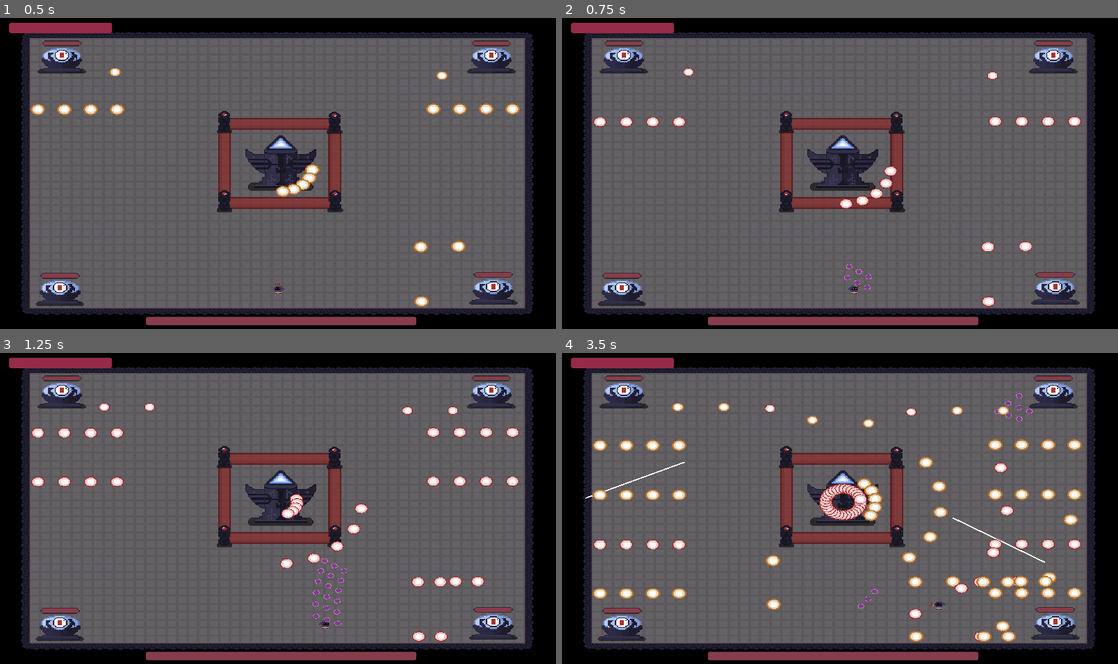
Above: before the commit, frames 1-4 (two rows, left to right).
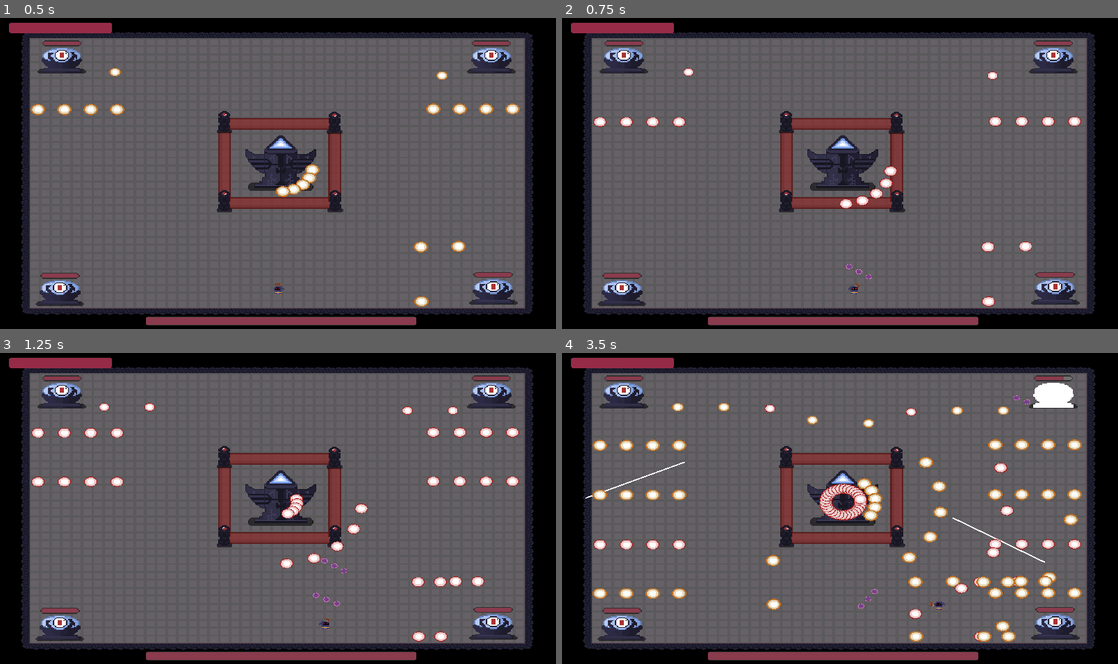
Above: after the commit, the same moments.

Repository: Arssin/Bullet_Hell_Jam
Game: Godot game, scene res://scenes/Level5.tscn
Two runs of this game, one before a commit and one after it. Both use one fixed random seed, a clock stepped at 60 frames per second and the inputs below. This scene is started directly instead of the project's main scene.
Inputs (mouse positions are in pixels of both pictures, inside the frame that each line leads up to):
- Up to frame 1 (0.5 s): no input
- Up to frame 2 (0.75 s): move the mouse to (962, 157) at 0.52 s; press the mouse at (962, 157) at 0.53 s; hold D (move_right) from 0.53 s (still down)
- Up to frame 3 (1.25 s): keep holding D (move_right)
- Up to frame 4 (3.5 s): move the mouse to (728, 524) at 1.27 s; release D (move_right) at 1.28 s; release the mouse at (728, 524) at 1.28 s; hold S (move_down) 1.28-2.03 s; tap Space (dash) at 1.35 s; move the mouse to (895, 440) at 2.02 s; hold D (move_right) 2.03-2.78 s; tap E (player_action) at 2.1 s; move the mouse to (812, 570) at 2.77 s; hold W (move_up) from 2.78 s (still down); click (812, 570) at 2.85 s

Frame 1 is identical in both runs. In frame 2, less than 0.1% of the frame differs, in the area x 50-56%, y 82-88%; in frame 3, 0.2%; in frame 4, 0.6%, in the area x 77-92%, y 7-23%.
Error before the commit: Invalid call to function 'get_hit' in base 'CharacterBody2D (mini_totem.gd)'. Expected 1 arguments. (res://addons/BulletUpHell/customFunctions.gd:15)

Commit message:
changing health and dmg

Diff:
--- a/enemies/totem.gd
+++ b/enemies/totem.gd
@@ -20,7 +20,6 @@
 		additional += 0
 	if int(propsId) == 2:
 		additional += PlayerGlobals.additional_dmg
-	print(value + additional)
 	health = health - (value + additional)
 	$anim.play("get_hit")
 	if health <= 0:
--- a/player/player_projectile_rock.tscn
+++ /dev/null
@@ -1,37 +0,0 @@
-[gd_scene load_steps=5 format=3 uid="uid://cam84clue4rry"]
-
-[ext_resource type="Script" path="res://scripts/player_projectile_rock.gd" id="1_r8283"]
-[ext_resource type="Texture2D" uid="uid://cf8fa200s7y1y" path="res://assets/rock.png" id="1_sjxdr"]
-
-[sub_resource type="CircleShape2D" id="CircleShape2D_qslmy"]
-radius = 3.0
-
-[sub_resource type="CircleShape2D" id="CircleShape2D_qnaj3"]
-radius = 3.0
-
-[node name="Player_Projectile_Rock" type="Node2D"]
-top_level = true
-script = ExtResource("1_r8283")
-dmg = 50
-
-[node name="Sprite2D" type="Sprite2D" parent="."]
-texture = ExtResource("1_sjxdr")
-
-[node name="HitBox" type="Area2D" parent="."]
-collision_layer = 16
-collision_mask = 3
-
-[node name="CollisionShape2D" type="CollisionShape2D" parent="HitBox"]
-shape = SubResource("CircleShape2D_qslmy")
-
-[node name="ImpactDetector" type="Area2D" parent="."]
-monitorable = false
-
-[node name="CollisionShape2D" type="CollisionShape2D" parent="ImpactDetector"]
-shape = SubResource("CircleShape2D_qnaj3")
-
-[node name="Timer" type="Timer" parent="."]
-wait_time = 0.7
-
-[connection signal="body_entered" from="HitBox" to="." method="_on_hit_box_body_entered"]
-[connection signal="timeout" from="Timer" to="." method="_on_timer_timeout"]
--- a/scenes/player.gd
+++ b/scenes/player.gd
@@ -9,9 +9,6 @@
 @onready var bullet_pattern: Path2D = $Shoot/BulletPattern
 
 
-
-
-var rock := preload("res://player/player_projectile_rock.tscn")
 
 var is_immortal = false
 var player_can_attack = true
--- a/scenes/player.tscn
+++ b/scenes/player.tscn
@@ -176,7 +176,7 @@
 script = ExtResource("9_8hgsj")
 anim_idle = SubResource("Resource_jdq5y")
 anim_more = Array[ExtResource("8_koayw")]([])
-damage = 1.0
+damage = 5.0
 speed = 200.0
 scale = 1.0
 angle = 0.0
@@ -264,7 +264,7 @@
 script = ExtResource("9_8hgsj")
 anim_idle = SubResource("Resource_ve0b2")
 anim_more = Array[ExtResource("8_koayw")]([])
-damage = 1.0
+damage = 5.0
 speed = 200.0
 scale = 1.0
 angle = 0.0
@@ -383,7 +383,7 @@
 flip_h = true
 
 [node name="PlayerAttack" type="Timer" parent="."]
-wait_time = 0.1
+wait_time = 0.4
 
 [node name="GhostTimer" type="Timer" parent="."]
 wait_time = 0.3
--- a/scripts/PlayerGlobals.gd
+++ b/scripts/PlayerGlobals.gd
@@ -4,7 +4,7 @@
 var player_attack_speed = 200
 var player_range_time = 1
 var player_move_speeds = 100
-var additional_dmgs = 5
+var additional_dmgs = 10
 var additional_time = 0
 
 var player2ndShoot = false
--- a/scripts/Small_Runing_Mob.gd
+++ b/scripts/Small_Runing_Mob.gd
@@ -105,8 +105,14 @@
 func die():
 	queue_free()
 
-func get_hit(value):
-	health = health - (value + PlayerGlobals.additional_dmg)
+func get_hit(value, props):
+	var propsId = props["__ID__"]
+	var additional = 0
+	if int(propsId) == 112 or int(propsId) == 111:
+		additional += 0
+	if int(propsId) == 2:
+		additional += PlayerGlobals.additional_dmg
+	health = health - (value + additional)
 	if health <= 0:
 		die()
 	else:
--- a/scripts/black_fighter.gd
+++ b/scripts/black_fighter.gd
@@ -7,8 +7,14 @@
 	$HealthBar.max_value = max_health
 	$HealthBar.value = hp
 
-func get_hit(value):
-	hp = hp - (value + PlayerGlobals.additional_dmg)
+func get_hit(value,props):
+	var propsId = props["__ID__"]
+	var additional = 0
+	if int(propsId) == 112 or int(propsId) == 111:
+		additional += 0
+	if int(propsId) == 2:
+		additional += PlayerGlobals.additional_dmg
+	hp = hp - (value + additional)
 	$HealthBar.update_healthbar(hp)
 	if hp <= 0:
 		die()
--- a/scripts/cristal_enemy.gd
+++ b/scripts/cristal_enemy.gd
@@ -61,9 +61,15 @@
 	attack_spawn()
 
 
-func get_hit(value):
+func get_hit(value,props):
 	if isDestructable:
-		val_health = val_health - (value + PlayerGlobals.additional_dmg)
+		var propsId = props["__ID__"]
+		var additional = 0
+		if int(propsId) == 112 or int(propsId) == 111:
+			additional += 0
+		if int(propsId) == 2:
+			additional += PlayerGlobals.additional_dmg
+		val_health = val_health - (value + additional)
 		$HealthBar.update_healthbar(val_health)
 		if val_health <= 0:
 			die()
--- a/scripts/mini_totem.gd
+++ b/scripts/mini_totem.gd
@@ -9,8 +9,14 @@
 	$AnimatedSprite2D.play("static")
 
 
-func get_hit(value):
-	health = health - (value + PlayerGlobals.additional_dmg)
+func get_hit(value,props):
+	var propsId = props["__ID__"]
+	var additional = 0
+	if int(propsId) == 112 or int(propsId) == 111:
+		additional += 0
+	if int(propsId) == 2:
+		additional += PlayerGlobals.additional_dmg
+	health = health - (value + additional)
 	$AnimatedSprite2D.play("get_hit")
 	$HealthBar.update_healthbar(health)
 	if health <= 0:
--- a/scripts/player_projectile_rock.gd
+++ /dev/null
@@ -1,31 +0,0 @@
-extends Node2D
-
-class_name Projectile
-
-@export var speed := 230.0
-@export var dmg = 5
-
-var direction := Vector2.ZERO
-
-@onready var timer = $Timer
-@onready var hitbox = $HitBox
-@onready var sprite = $Sprite2D
-@onready var impact_detector = $ImpactDetector
-
-func _ready() -> void:
-	timer.start()
-	look_at(position + direction)
-
-func _physics_process(delta: float) -> void:
-	position += direction * speed * delta
-
-
-func _on_timer_timeout() -> void:
-	queue_free()
-
-
-
-func _on_hit_box_body_entered(body: Node2D) -> void:
-	if body is Enemy:
-		body.get_hit(dmg)
-	queue_free()
